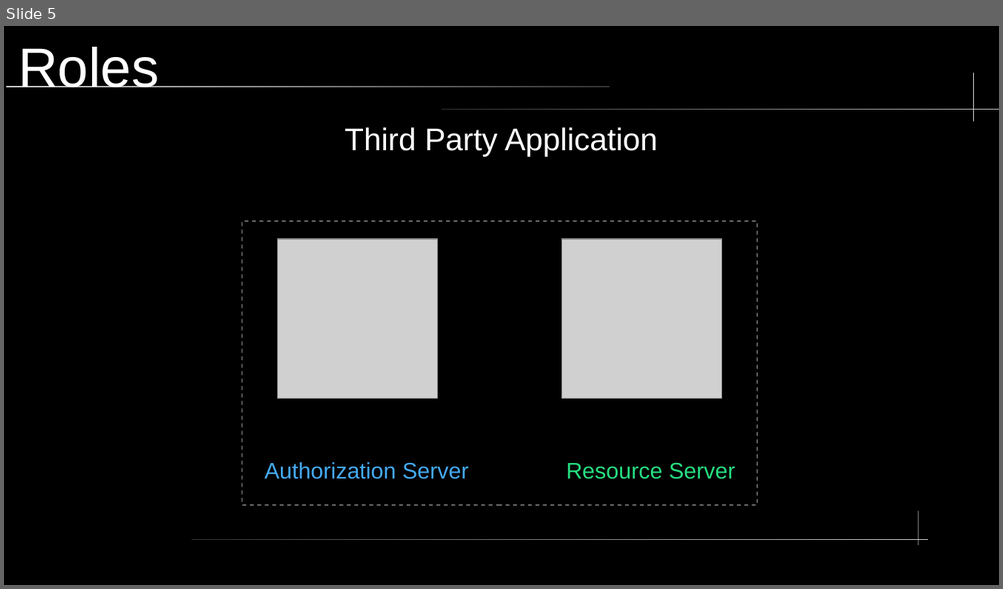
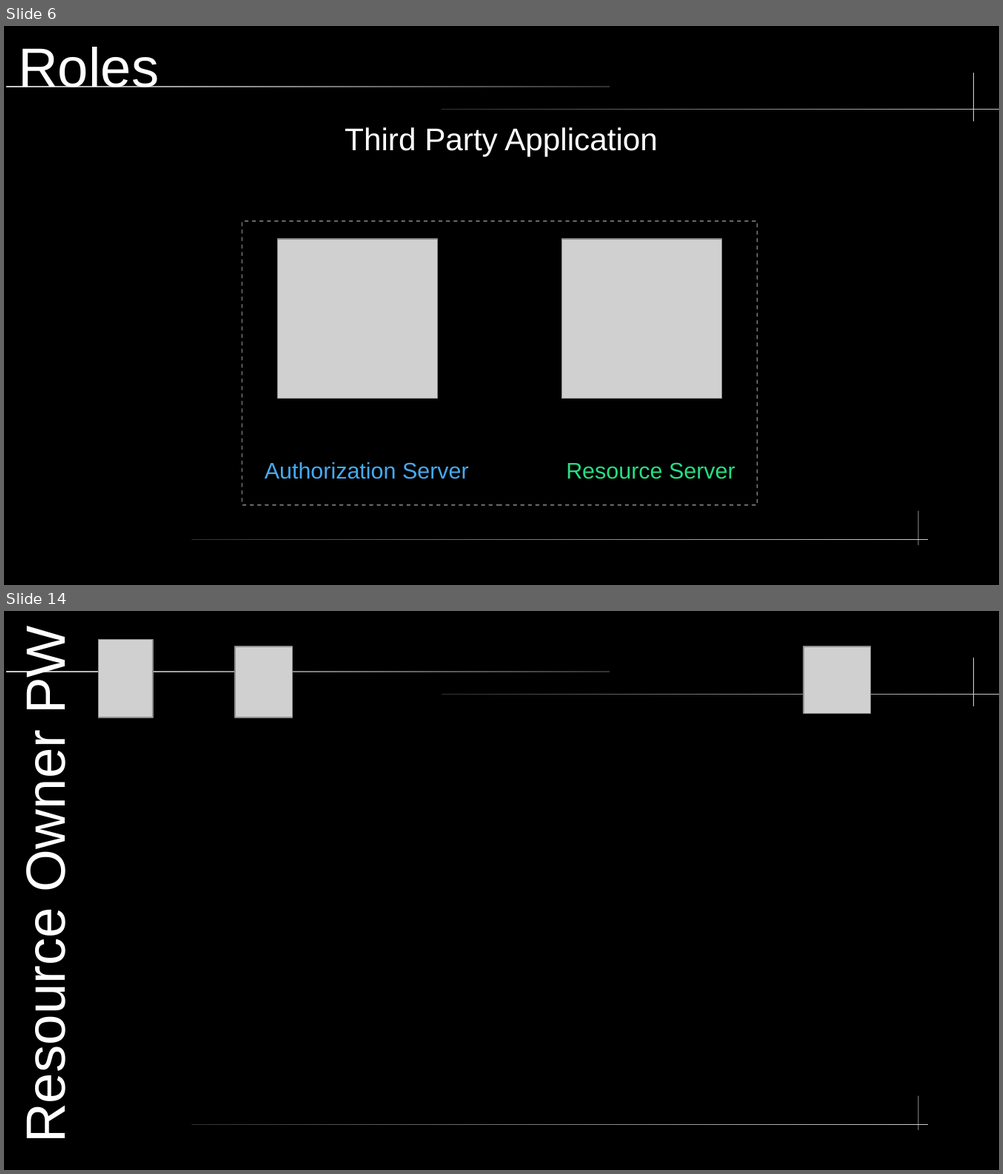
Before and after one commit to nkilders/e-portfolio-oauth2, a slide deck: presentation/OAuth2.odp. Shown one above the other, each under a label of ours: slide 5 before the commit, slides 6 and 14 after it; the slides between them are not shown. The pictures are 1003x589 and 1003x1174 pixels, drawn with LibreOffice and Linux fonts; fonts in the diff are those of the drawing; grey boxes stand for pictures; background and template pictures are left out. Boxes give left, top, right and bottom in pixels: in the first picture for what was removed or moved away, otherwise in the second. Text is boxed around its words. In the diff, an @@ line names an element or a change of style, - is before the commit and + after.

```diff
--- a/presentation/OAuth2.odp
+++ b/presentation/OAuth2.odp
@@ slide 14 added at box(4, 611, 999, 1170), background picture (left out); not listed: 5 template elements that a slide beside it also shows @@
@@ title added at box(15, 635, 77, 1136), 44 pt, text #FFFFFF @@
+Resource Owner PW
@@ picture added at box(99, 640, 153, 718) @@
@@ picture added at box(235, 647, 293, 718) @@
@@ picture added at box(804, 647, 871, 713) @@
@@ what was slide 5 is now slide 6 @@
```
Also in this commit, not shown: 4 slides changed, 8 other slides added, 1 slide removed, 6 other files.
